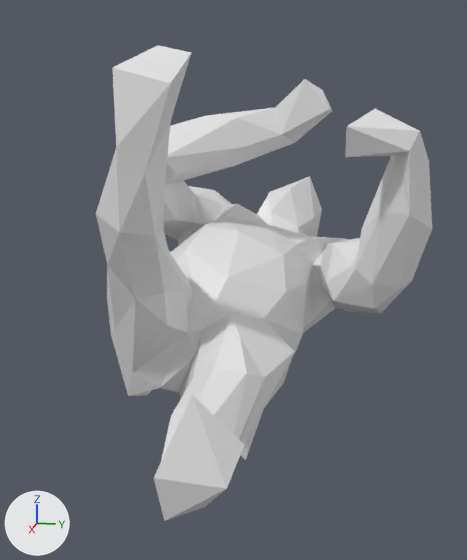
A saved change to the OBJ model mesh_cnn/datasets/random_walks/T4.obj.
Camera for both pictures: a 50 mm camera at (1.731, 0.307, 0.371) aimed at (0.06, -0.027, -0.047). Lighting does not change. The marker at lower left points along +X, +Y and +Z. Where no turn or scale is listed for an object, it has been applied to the vertices.

In view in the first picture: 'T4'.
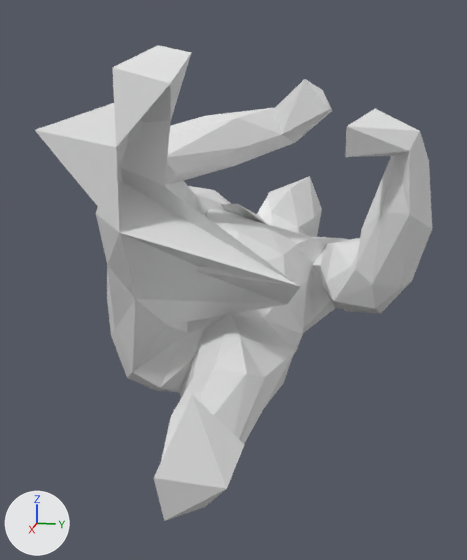
The edits, one by one:
me_t4 has 252 vertices, 500 faces and spans x -0.8..0.85, y -0.4..0.47, z -0.46..0.51.
me_t4 is used by ob_t4; location (0.0, 0.0, 0.0).
Part 1, on me_t4:
Vertex 52 of me_t4 moves from (0.52, -0.11, 0.27) at pixel (145, 173) to (0.38, -0.41, 0.35) at pixel (34, 130).
Vertex 122 of me_t4 moves from (0.47, -0.11, 0.14) at pixel (155, 236) to (0.47, 0.19, 0.05) at pixel (300, 286).
Vertex 158 of me_t4 moves from (0.19, -0.11, -0.04) at pixel (192, 287) to (0.25, -0.29, -0.08).
Vertex 165 of me_t4 moves from (0.36, -0.13, -0.01) at pixel (164, 292) to (0.21, 0.14, -0.07) at pixel (287, 304).
Part 2, on me_t4:
Vertex 243 of me_t4 moves from (0.18, -0.24, -0.35) at pixel (147, 395) to (0.13, -0.27, -0.31).
Vertex 244 of me_t4 moves from (0.26, -0.26, -0.32) at pixel (128, 395) to (0.22, -0.28, -0.29) at pixel (127, 377).
Vertex 246 of me_t4 moves from (-0.02, -0.19, -0.3) to (0.06, -0.14, -0.33).
Vertex 248 of me_t4 moves from (0.12, -0.23, -0.29) to (0.17, -0.22, -0.34) at pixel (155, 390).
Part 3, on me_t4:
Vertex 105 of me_t4 moves from (-0.16, -0.1, 0.1) at pixel (223, 215) to (-0.34, -0.19, 0.1).
Part 4, on me_t4:
Vertex 247 of me_t4 moves from (0.28, 0.05, -0.46) at pixel (245, 460) to (0.23, -0.01, -0.38).

Where the change shows, as pixel boxes [x1, y1, x2, y2] in the pictures (467 x 560 px; the box of a moved part takes in the faces that stretch with it):
'T4', reshaped (18% wider): before [96, 45, 432, 521]; after [35, 45, 432, 521]
part 1 of me_t4, moved or reshaped: before [116, 85, 227, 333]; after [35, 85, 300, 333]
part 2 of me_t4, moved or reshaped: before [111, 330, 159, 396]; after [111, 330, 175, 392]
part 3 of me_t4, moved or reshaped: before [206, 204, 269, 231]; after [205, 204, 269, 231]
part 4 of me_t4, moved or reshaped (not visible afterwards): before [241, 409, 264, 460]
